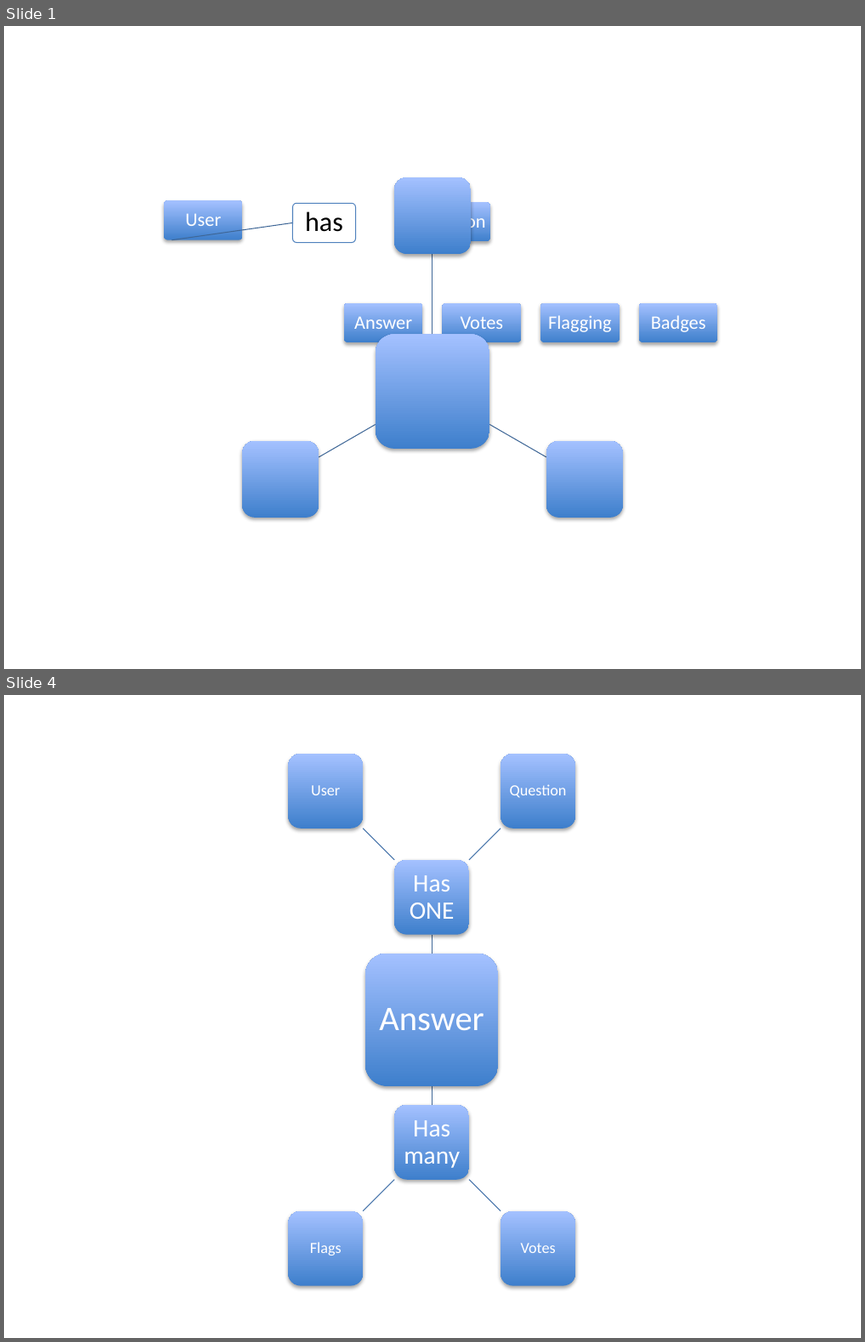
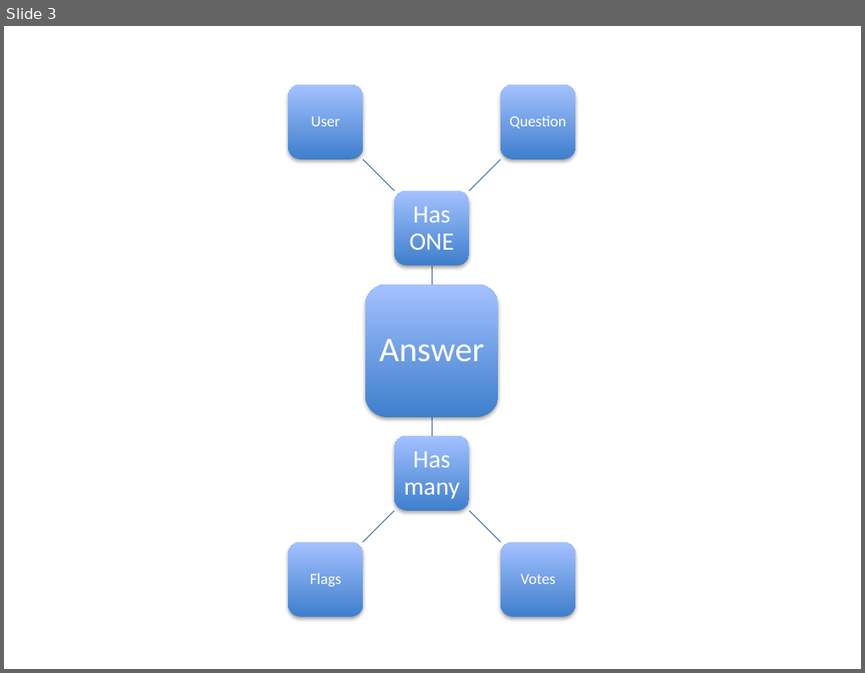
Before and after one commit to starbunks/ilikebeer, a slide deck: profile_ERD.pptx. Shown one above the other, each under a label of ours: slides 1 and 4 before the commit, slide 3 after it; the slides between them are not shown. The pictures are 865x1342 and 865x673 pixels, drawn with LibreOffice and Linux fonts; fonts in the diff are those of the drawing. Boxes give left, top, right and bottom in pixels: in the first picture for what was removed or moved away, otherwise in the second. Text is boxed around its words. In the diff, an @@ line names an element or a change of style, - is before the commit and + after.

```diff
--- a/profile_ERD.pptx
+++ b/profile_ERD.pptx
@@ slide 1 removed at (x1=4, y1=26, x2=861, y2=669), background #FFFFFF @@
@@ group removed at (x1=164, y1=201, x2=718, y2=342): 7 rounded rectangles, 7 texts, 1 freeform shape @@
-User
-has
-Question
-Answer
-Votes
-Flagging
-Badges
@@ group removed at (x1=242, y1=177, x2=623, y2=517): 4 rounded rectangles, 3 freeform shapes @@
@@ what was slide 4 is now slide 3 @@
```
Also in this commit, not shown: 2 slides changed.
